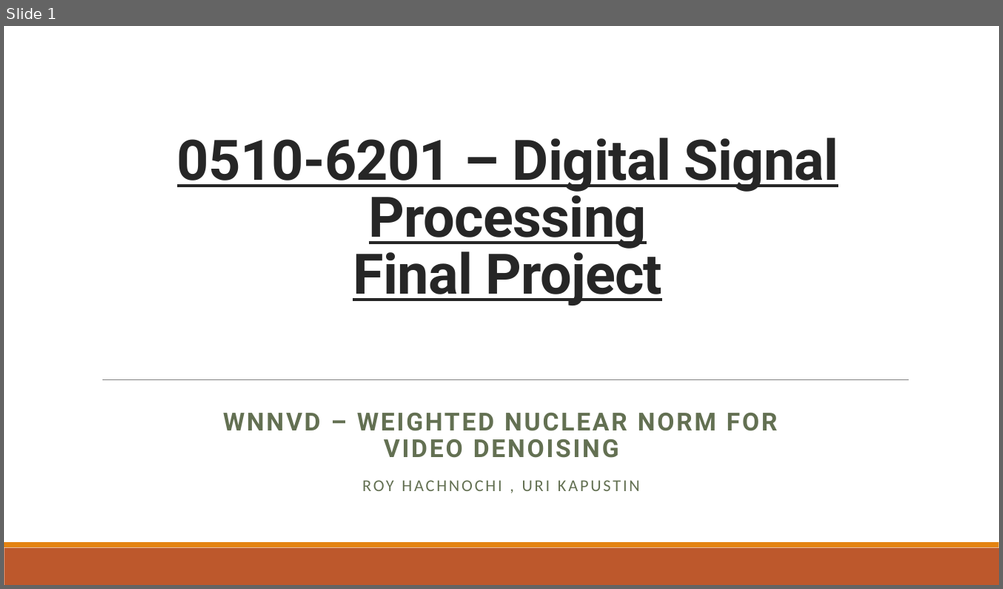
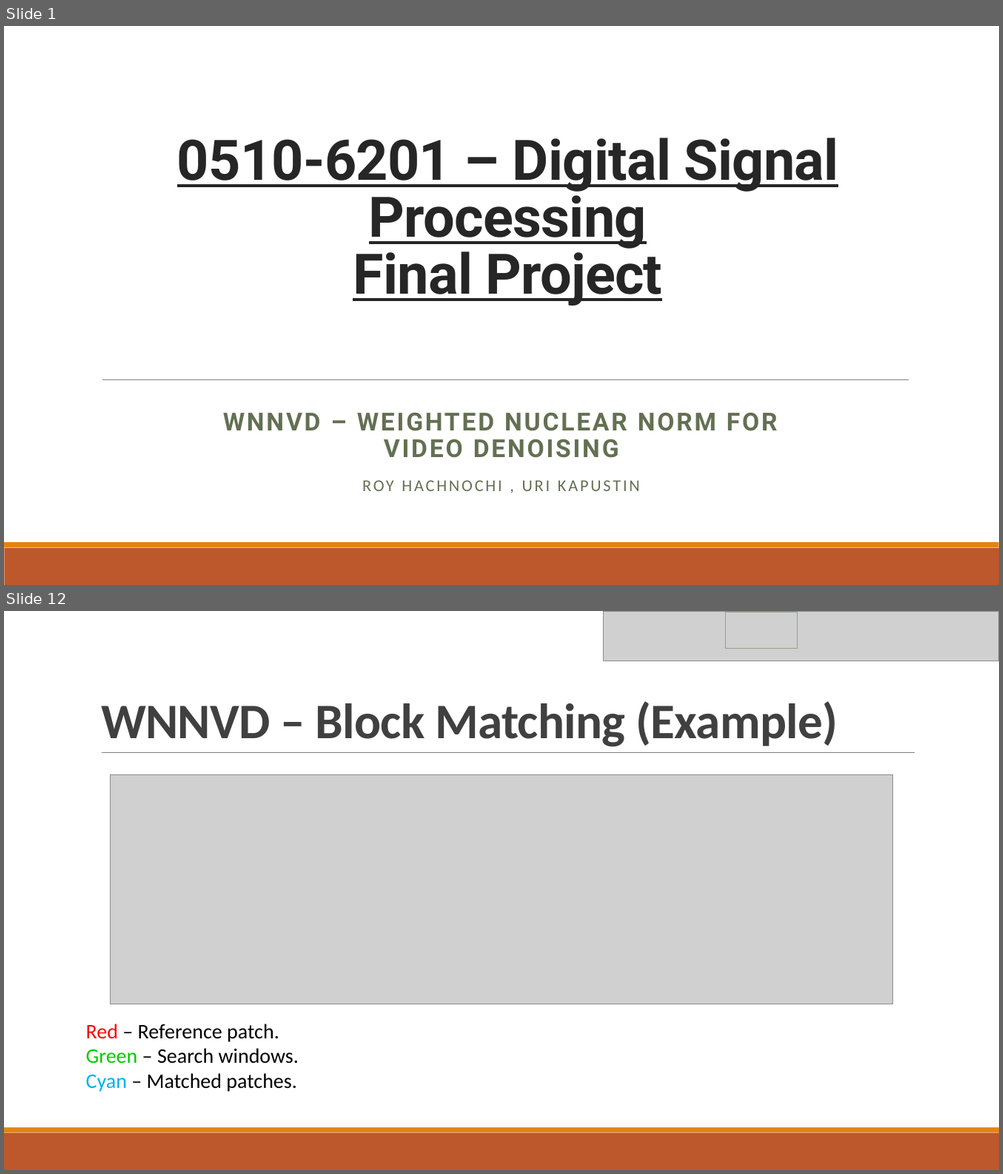
Before and after one commit to roy-hachnochi/WNNM-Video-Denoising, a slide deck: Project Presentation.pptx. Shown one above the other, each under a label of ours: slide 1 before the commit, slides 1 and 12 after it; the slides between them are not shown. The pictures are 1003x589 and 1003x1174 pixels, drawn with LibreOffice and Linux fonts; fonts in the diff are those of the drawing; grey boxes stand for pictures. Boxes give left, top, right and bottom in pixels: in the first picture for what was removed or moved away, otherwise in the second. Text is boxed around its words. In the diff, an @@ line names an element or a change of style, - is before the commit and + after.

```diff
--- a/Project Presentation.pptx
+++ b/Project Presentation.pptx
@@ slide 12 added at <box>4,611,999,1170</box>, background #FFFFFF; not listed: 2 template elements that a slide beside it also shows @@
@@ picture added at <box>603,611,999,661</box> @@
@@ rectangle added at <box>726,612,797,648</box>, outline #94A088 0.75 pt @@
@@ title added at <box>101,701,837,747</box>, 48 pt, text #404040, bold @@
+WNNVD – Block Matching (Example)
@@ line added from (102, 753) to (915, 753), #808080 0.5 pt @@
@@ picture added at <box>110,775,893,1004</box> @@
@@ text added at <box>86,1024,299,1092</box>, 20 pt, text #000000 @@
+Red – Reference patch.
+Green – Search windows.
+Cyan – Matched patches.
```
Also in this commit, not shown: 16 slides changed, 3 other slides added, 4 other files.
